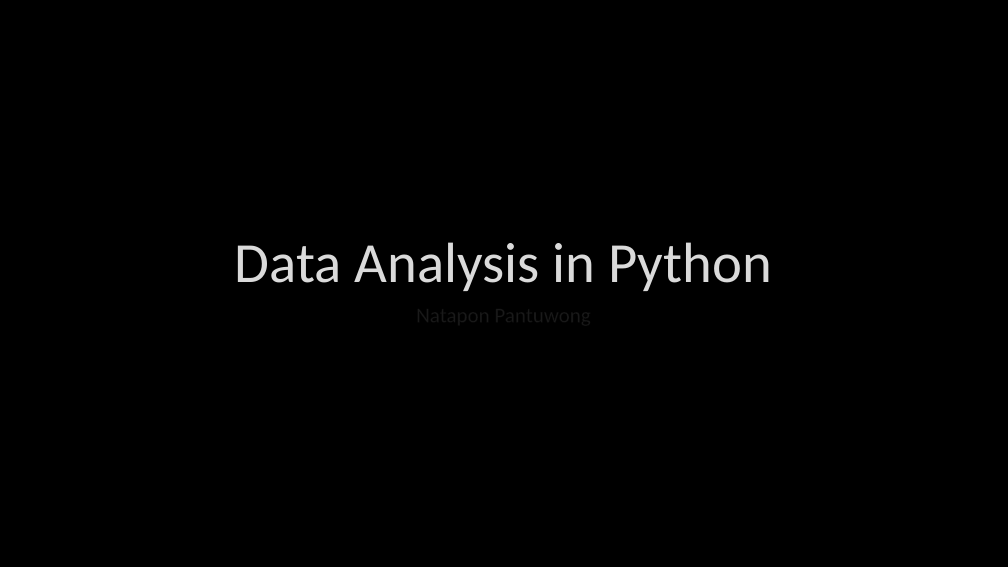
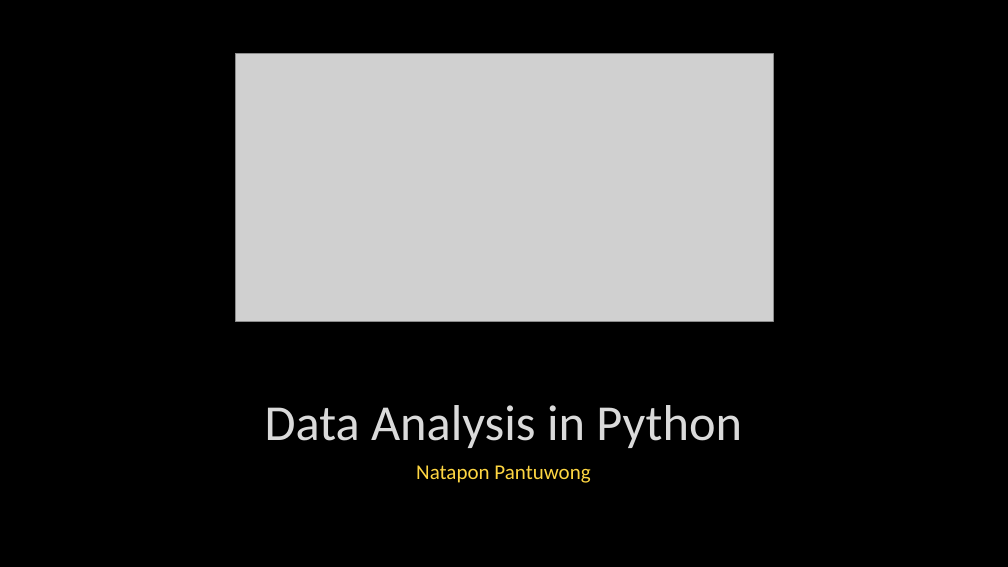
Before and after one commit to pantuwong/retail_analysis, a slide deck: slide 1 of Data Analysis in Python.pptx. Drawn at 1008x567 pixels with LibreOffice and Linux fonts; fonts in the diff are those of the drawing; grey boxes stand for pictures; background and template pictures are left out. Boxes give left, top, right and bottom in pixels: in the first picture for what was removed or moved away, otherwise in the second. Text is boxed around its words. In the diff, an @@ line names an element or a change of style, - is before the commit and + after.

Commit message:
finalize the python

```diff
--- a/Data Analysis in Python.pptx
+++ b/Data Analysis in Python.pptx
@@ picture added at (x1=236, y1=53, x2=774, y2=321) @@
@@ title "Data Analysis in Python" moved from (x1=235, y1=242, x2=772, y2=291) to (x1=265, y1=405, x2=742, y2=448) @@
@@ title "Data Analysis in Python" at (x1=265, y1=405, x2=742, y2=448): size 54 to 48 pt @@
@@ subtitle "Natapon Pantuwong" moved from (x1=113, y1=298, x2=894, y2=385) to (x1=416, y1=465, x2=590, y2=483) @@
@@ subtitle "Natapon Pantuwong" at (x1=416, y1=465, x2=590, y2=483): text colour #FFFFFF to #FED642 @@
```
Also in this commit, not shown: 18 other slides changed.
